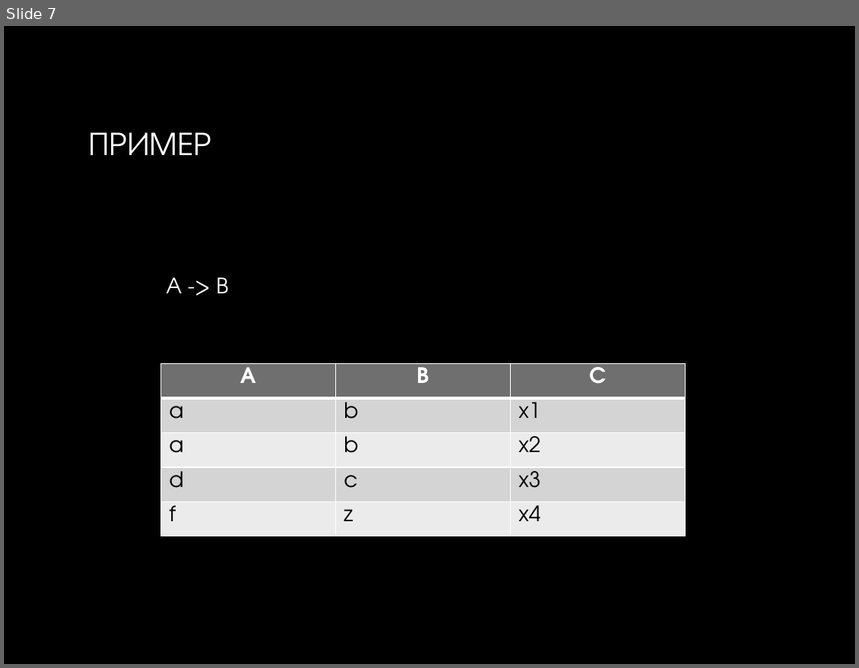
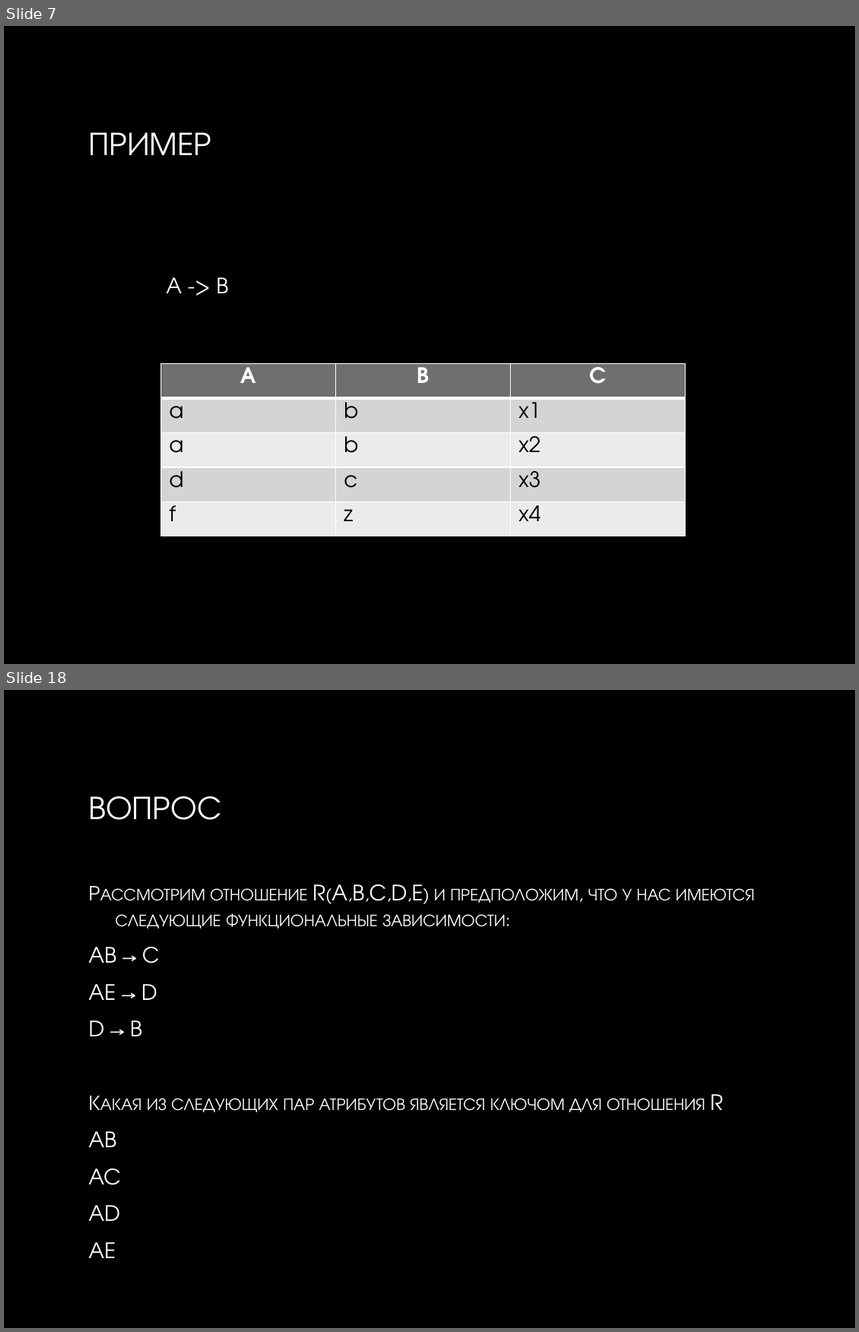
Before and after one commit to smurav/db13-14, a slide deck: sql/lectures/9_functional_dependencies.pptx. Shown one above the other, each under a label of ours: slide 7 before the commit, slides 7 and 18 after it; the slides between them are not shown. The pictures are 859x668 and 859x1332 pixels, drawn with LibreOffice and Linux fonts; fonts in the diff are those of the drawing; background and template pictures are left out. Boxes give left, top, right and bottom in pixels: in the first picture for what was removed or moved away, otherwise in the second. Text is boxed around its words. In the diff, an @@ line names an element or a change of style, - is before the commit and + after.

```diff
--- a/sql/lectures/9_functional_dependencies.pptx
+++ b/sql/lectures/9_functional_dependencies.pptx
@@ slide 18 added at (x1=4, y1=690, x2=855, y2=1328), background picture (left out) @@
@@ title added at (x1=88, y1=796, x2=221, y2=820), 28 pt, text gradient #FFFFFF to #BFBFBF @@
+ВОПРОС
@@ text added at (x1=88, y1=885, x2=755, y2=1258), 18 pt, text gradient #FFFFFF to #BFBFBF, small capitals @@
+Рассмотрим отношение R(A,B,C,D,E) и предположим, что у нас имеются следующие функциональные зависимости:
+AB → C
+AE → D
+D → B
+Какая из следующих пар атрибутов является ключом для отношения R
+AB
+AC
+AD
+AE
```
Also in this commit, not shown: 1 slide changed, 11 other slides added.
